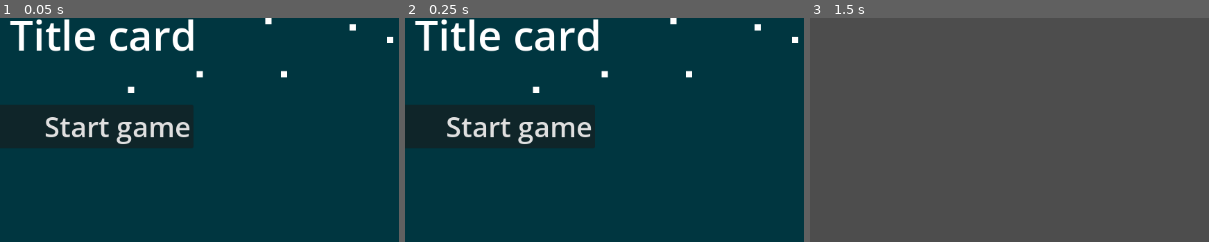
Above: before the commit, frames 1-3 (left to right).
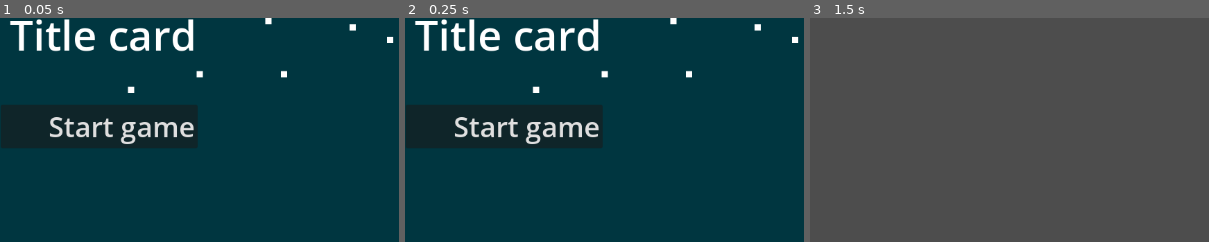
Above: after the commit, the same moments.

Repository: plasalt/map-test
Game: Godot game, scene res://scenes/main_menu.tscn
Two runs of this game, one before a commit and one after it. Both use one fixed random seed, a clock stepped at 60 frames per second and the inputs below.
Inputs (mouse positions are % of the whole screen's width and height, from its top left):
- Up to frame 1 (0.05 s): no input
- Up to frame 2 (0.25 s): no input
- Up to frame 3 (1.5 s): click "Start game" at 0.5 s; tap Enter at 1.25 s; move the mouse to (72, 45) at 1.27 s; click (72, 45) at 1.42 s
The pictures show only the part of the screen within x 0-50%, y 18-68%; the shares and areas given below are measured in that part.

The runs differ from the first frame. In frame 1, 2.1% of the frame differs, in the area x 11-49%, y 44-57%; in frame 2, 1.9%; in frame 3, nothing differs.

Commit message:
button tween
button tween

Diff:
--- a/scenes/main_menu.gd
+++ b/scenes/main_menu.gd
@@ -1,17 +1,32 @@
 extends Control
 
-@export var button: Button
+@onready var button: Button = $Button
+var tween: Tween
 
-@onready var target_x
+func _ready() -> void:
+	# Connect hover signals to functions
+	button.mouse_entered.connect(_on_button_mouse_entered)
+	button.mouse_exited.connect(_on_button_mouse_exited)
 
+func _on_button_mouse_entered() -> void:
+	_animate_button(0.0)
 
-func _process(delta: float) -> void:
-	if button.is_hovered():
-		target_x = 0.0
-	else:
-		target_x = -15.0
-	button.position.x = lerp(button.position.x, target_x, 0.3)
+func _on_button_mouse_exited() -> void:
+	_animate_button(-15.0)
 
+func _animate_button(target_x: float) -> void:
+	# Stop any currently running tween to avoid jitter/fighting
+	if tween and tween.is_running():
+		tween.kill()
+
+	tween = create_tween()
+
+	# Set transition style and easing curve
+	tween.set_trans(Tween.TRANS_BACK)
+	tween.set_ease(Tween.EASE_OUT)
+
+	# Animate position over 0.3 seconds
+	tween.tween_property(button, "position:x", target_x, 0.3)
 
 func _on_button_pressed() -> void:
 	get_tree().change_scene_to_file("res://scenes/control.tscn")
--- a/scenes/main_menu.tscn
+++ b/scenes/main_menu.tscn
@@ -40,13 +40,19 @@
 "
 
 [node name="Button" type="Button" parent="." unique_id=760725093]
-layout_mode = 0
+layout_mode = 1
+anchors_preset = -1
+anchor_left = -0.085
+anchor_right = 0.24700001
+anchor_bottom = 0.045000006
+offset_left = 98.92
 offset_top = 242.0
-offset_right = 289.0
-offset_bottom = 305.0
+offset_right = 0.45599365
+offset_bottom = 275.84
 theme_override_font_sizes/font_size = 40
 text = "Start game
 "
 alignment = 2
+metadata/_edit_use_anchors_ = true
 
 [connection signal="pressed" from="Button" to="." method="_on_button_pressed"]
